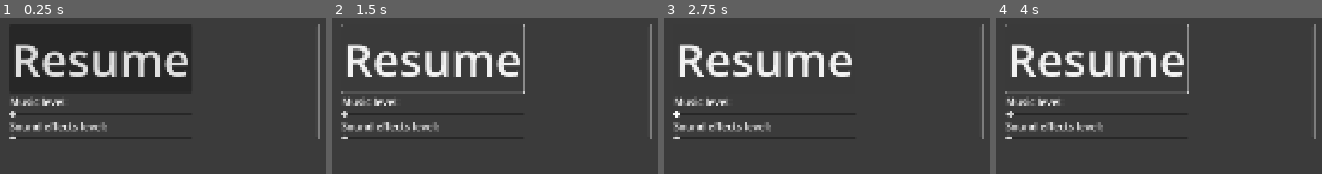
Above: before the commit, frames 1-4 (left to right).
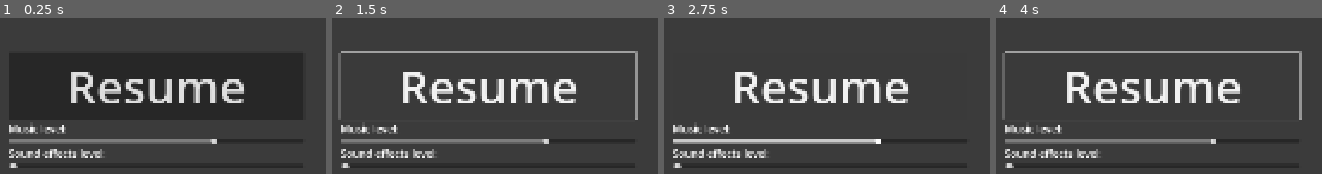
Above: after the commit, the same moments.

Repository: Recursived/GameJam2025
Game: Godot game, scene res://scenes/UI/PauseMenu.tscn
Two runs of this game, one before a commit and one after it. Both use one fixed random seed, a clock stepped at 60 frames per second and the inputs below. This scene is started directly instead of the project's main scene. Sound files missing from this copy of the repository are replaced by a short silence.
Inputs:
- Up to frame 1 (0.25 s): no input
- Up to frame 2 (1.5 s): click "Resume" at 0.5 s; tap Enter at 1.25 s; hold Right (ui_right) from 1.28 s (still down)
- Up to frame 3 (2.75 s): tap Space at 2 s; release Right (ui_right) at 2.03 s; hold Down (ui_down) from 2.03 s (still down)
- Up to frame 4 (4 s): tap Enter at 2.75 s; release Down (ui_down) at 2.78 s; hold Right (ui_right) 2.78-3.53 s; tap Space at 3.5 s; hold Up (ui_up) from 3.53 s (still down)

The runs differ from the first frame. In frame 1, 15% of the frame differs, in the area x 2-99%, y 3-97%; in frame 2, 17%; in frame 3, 15%; in frame 4, 17%, in the area x 1-99%, y 3-97%.

Commit message:
feat: pause menu and volume controls

Diff:
--- a/scenes/UI/PauseMenu.tscn
+++ b/scenes/UI/PauseMenu.tscn
@@ -1,5 +1,6 @@
-[gd_scene load_steps=2 format=3 uid="uid://2q5b84rjtdst"]
+[gd_scene load_steps=3 format=3 uid="uid://2q5b84rjtdst"]
 
+[ext_resource type="Script" uid="uid://dyhqkr0pl4feq" path="res://scripts/ui/PauseMenu.gd" id="1_6q0ex"]
 [ext_resource type="Theme" uid="uid://cm0hkx0yeq7ia" path="res://themes/main_theme.tres" id="1_fsae6"]
 
 [node name="PauseMenu" type="Control"]
@@ -9,6 +10,7 @@
 anchor_bottom = 1.0
 grow_horizontal = 2
 grow_vertical = 2
+script = ExtResource("1_6q0ex")
 
 [node name="ColorRect" type="ColorRect" parent="."]
 layout_mode = 0
@@ -16,38 +18,37 @@
 offset_bottom = 1080.0
 color = Color(0.207843, 0.207843, 0.207843, 0.729412)
 
-[node name="ScrollContainer" type="ScrollContainer" parent="."]
+[node name="VBoxContainer" type="VBoxContainer" parent="."]
 layout_mode = 2
-offset_left = 588.0
-offset_top = 306.0
-offset_right = 1334.0
-offset_bottom = 583.0
-
-[node name="VBoxContainer" type="VBoxContainer" parent="ScrollContainer"]
-layout_mode = 2
+offset_left = 586.0
+offset_top = 315.0
+offset_right = 1296.0
+offset_bottom = 708.0
 theme = ExtResource("1_fsae6")
 alignment = 1
 
-[node name="Button" type="Button" parent="ScrollContainer/VBoxContainer"]
+[node name="ResumeButton" type="Button" parent="VBoxContainer"]
 layout_mode = 2
 theme = ExtResource("1_fsae6")
 theme_override_font_sizes/font_size = 111
 text = "Resume"
 
-[node name="MusicLabel" type="Label" parent="ScrollContainer/VBoxContainer"]
+[node name="MusicLabel" type="Label" parent="VBoxContainer"]
 layout_mode = 2
 theme = ExtResource("1_fsae6")
 text = "Music level:"
 
-[node name="HSlider" type="HSlider" parent="ScrollContainer/VBoxContainer"]
+[node name="MusicSlider" type="HSlider" parent="VBoxContainer"]
 layout_mode = 2
 theme = ExtResource("1_fsae6")
+max_value = 1.0
+step = 0.01
 
-[node name="SfxLabel" type="Label" parent="ScrollContainer/VBoxContainer"]
+[node name="SfxLabel" type="Label" parent="VBoxContainer"]
 layout_mode = 2
 theme = ExtResource("1_fsae6")
 text = "Sound effects level:"
 
-[node name="HSlider2" type="HSlider" parent="ScrollContainer/VBoxContainer"]
+[node name="SfxSlider" type="HSlider" parent="VBoxContainer"]
 layout_mode = 2
 theme = ExtResource("1_fsae6")
--- a/scripts/managers/AudioManager.gd
+++ b/scripts/managers/AudioManager.gd
@@ -11,6 +11,7 @@
 var audio_library = {}
 
 var current_music: String = ""
+var paused_music_position: float = 0.0
 
 func _ready():
 	setup_audio_players()
@@ -19,6 +20,10 @@
 	EventBus.connect("play_sfx", _on_play_sfx)
 	EventBus.connect("play_music", _on_play_music)
 	EventBus.connect("stop_music", _on_stop_music)
+	EventBus.connect("pause_music", pause_music)
+	EventBus.connect("resume_music", resume_music)
+	EventBus.connect("set_sfx_volume", set_sfx_volume)
+	EventBus.connect("set_music_volume", set_music_volume)
 
 	print("AudioManager initialized")
 
@@ -122,6 +127,18 @@
 func update_audio_volumes():
 	music_player.volume_db = linear_to_db(music_volume * master_volume)
 
+func pause_music():
+	if music_player.playing:
+		paused_music_position = music_player.get_playback_position()
+		music_player.stop()
+
+
+func resume_music():
+	if current_music != "" and audio_library.has(current_music):
+		music_player.stream = audio_library[current_music]
+		music_player.volume_db = linear_to_db(music_volume * master_volume)
+		music_player.play(paused_music_position)
+
 func _on_play_sfx(sound_name: String, volume: float = 1.0):
 	play_sfx(sound_name, volume)
 
--- a/scripts/managers/EventBus.gd
+++ b/scripts/managers/EventBus.gd
@@ -45,6 +45,10 @@
 signal play_sfx(sound_name: String, volume: float)
 signal play_music(track_name: String, fade_in: bool)
 signal stop_music(fade_out: bool)
+signal set_sfx_volume(volume: float)
+signal set_music_volume(volume: float)
+signal pause_music
+signal resume_music
 #endregion
 
 #region Scene Events
--- a/scripts/managers/HudManager.gd
+++ b/scripts/managers/HudManager.gd
@@ -3,9 +3,11 @@
 
 func _ready():
 	EventBus.connect("input_buffer_action", on_listen_for_debug_mode_pressed)
+	EventBus.connect("input_buffer_action", on_pause_menu_pressed)
 
 
 var debug_hud_instance: Node = null
+var pause_menu_hud_instance: Node = null
 
 func on_listen_for_debug_mode_pressed(action: String):
 	if action == "toggle_debug":
@@ -21,3 +23,20 @@
 				get_tree().current_scene.add_child(debug_hud_instance)
 			else:
 				print("Error: Could not load DebugHUD.tscn!")
+
+
+func on_pause_menu_pressed(action: String):
+	var state = GameManager.get_state()
+	if action == "ui_cancel" and (state == GameManager.GameState.PLAYING or state == GameManager.GameState.PAUSED): # When we press escape
+		if pause_menu_hud_instance and pause_menu_hud_instance.get_parent():
+			pause_menu_hud_instance.queue_free()
+			pause_menu_hud_instance = null
+			EventBus.emit_signal("resume_music")
+		else:
+			var pause_menu_hud_scene = load("res://scenes/UI/PauseMenu.tscn")
+			if pause_menu_hud_scene:
+				pause_menu_hud_instance = pause_menu_hud_scene.instantiate()
+				get_tree().current_scene.add_child(pause_menu_hud_instance)
+				EventBus.emit_signal("pause_music")
+			else:
+				print("Error: Could not load PauseMenu.tscn!")
--- a/scripts/ui/DebugHUD.gd
+++ b/scripts/ui/DebugHUD.gd
@@ -60,8 +60,10 @@
 
 	# Player info
 	lives_label.text = "Size: " + str(PlayerManager.tail_list.size())
-	head_info_label.text = "Size: " + str(PlayerManager.current_head.position / GameManager.tile_size)
-
+	if PlayerManager.current_head:
+		head_info_label.text = "Size: " + str(PlayerManager.current_head.position / GameManager.tile_size)
+	else:
+		head_info_label.text = "Size: " + str(Vector2i.ZERO/ GameManager.tile_size)
 	# Update time scale
 	time_scale_label.text = "Time Scale: " + str(GameManager.time_scale)
 
--- /dev/null
+++ b/scripts/ui/PauseMenu.gd
@@ -0,0 +1,25 @@
+extends Node
+
+@onready var sfx_slider : Range = $VBoxContainer/SfxSlider
+@onready var music_slider : Range = $VBoxContainer/MusicSlider
+@onready var resume_button : Button = $VBoxContainer/ResumeButton
+
+func _ready() -> void:
+	sfx_slider.connect("value_changed", Callable(self, "_on_sfx_slider_value_changed"))
+	music_slider.connect("value_changed", Callable(self, "_on_music_slider_value_changed"))
+	resume_button.connect("pressed", Callable(self, "_on_resume_button_pressed"))
+	sfx_slider.set_value_no_signal(AudioManager.sfx_volume)
+	music_slider.set_value_no_signal(AudioManager.music_volume)
+
+func _on_sfx_slider_value_changed(value :float):
+	# Value goes from 0 to 100
+	EventBus.emit_signal("set_sfx_volume", value )
+
+
+func _on_music_slider_value_changed(value :float):
+	EventBus.emit_signal("set_music_volume", value)
+
+
+func _on_resume_button_pressed():
+	EventBus.emit_signal("resume_music")
+	EventBus.emit_signal("input_buffer_action", "ui_cancel") # We fake an escape click again
Not shown, added: scripts/ui/PauseMenu.gd.uid
